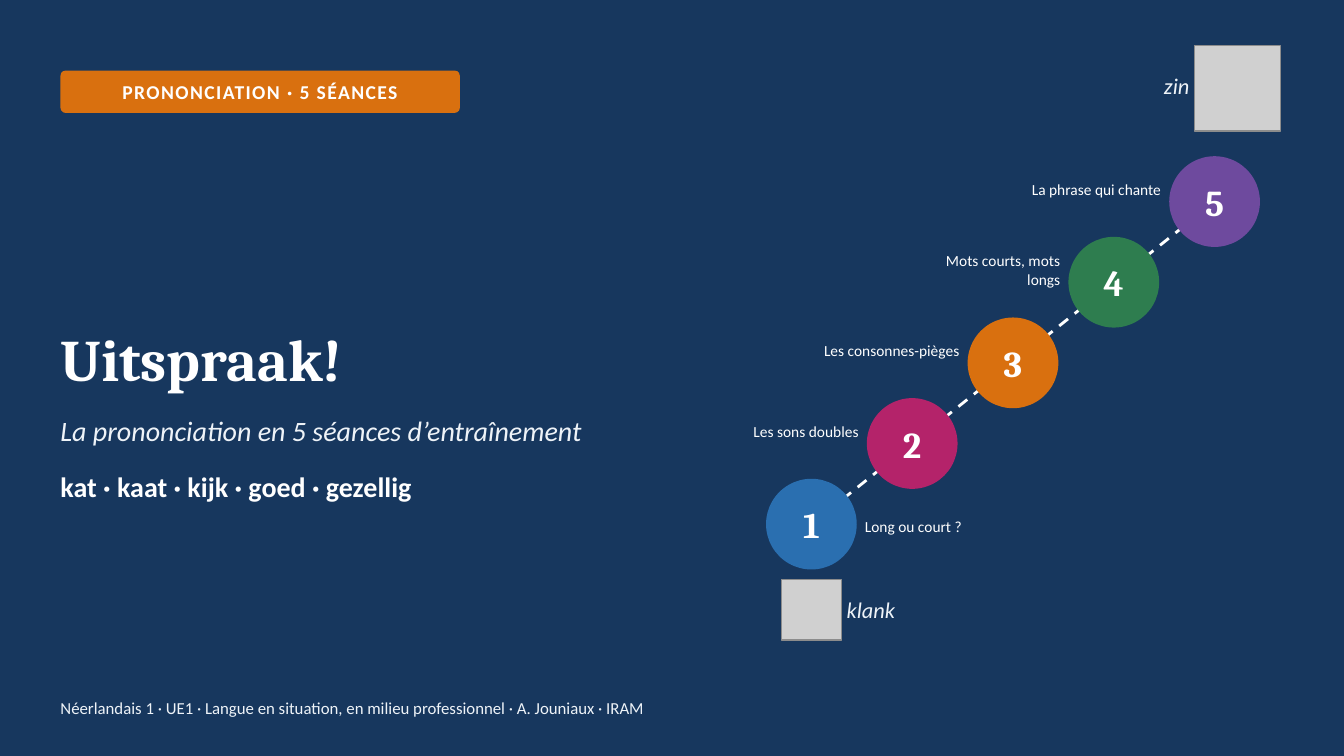
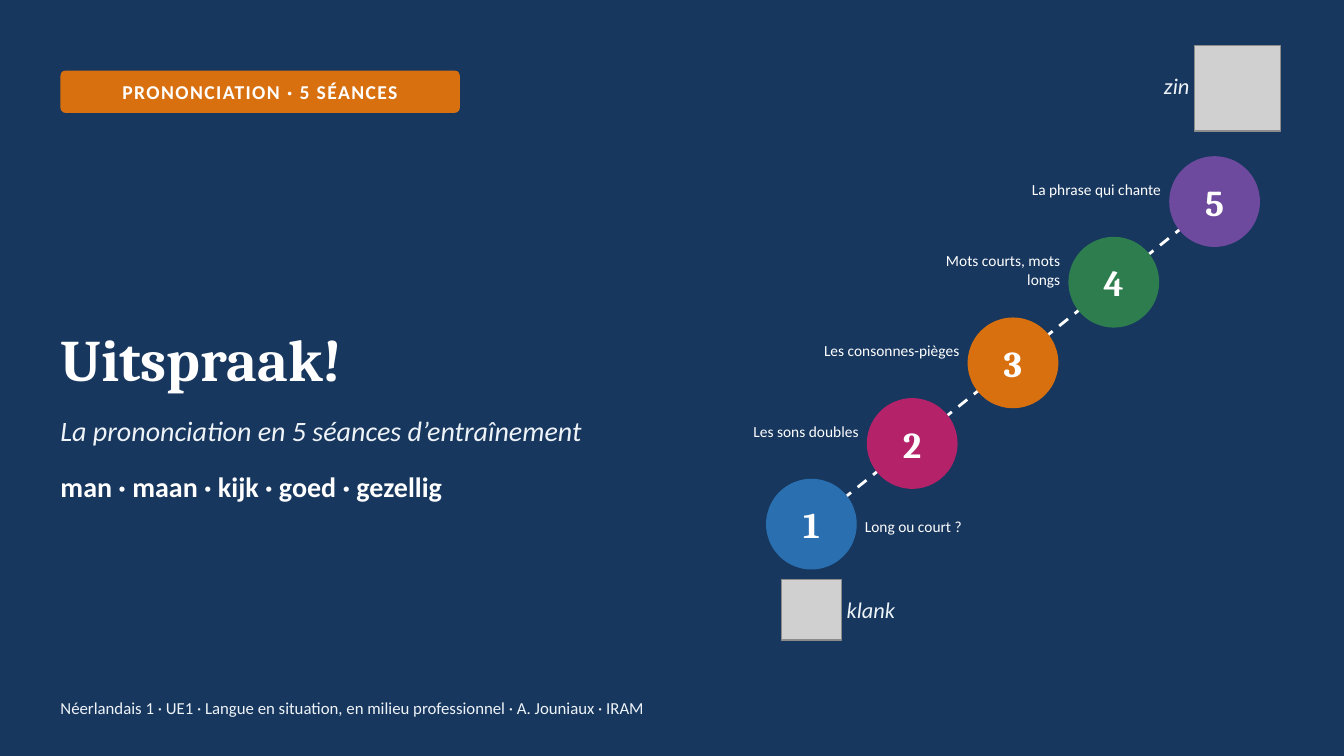
Before and after one commit to ajouniaux/talenleren, a slide deck: slide 1 of neerlandais1/powerpoints/Uitspraak_5_seances.pptx. Drawn at 1344x756 pixels with LibreOffice and Linux fonts; fonts in the diff are those of the drawing; grey boxes stand for pictures. Boxes give left, top, right and bottom in pixels: in the first picture for what was removed or moved away, otherwise in the second. Text is boxed around its words. In the diff, an @@ line names an element or a change of style, - is before the commit and + after.

```diff
--- a/neerlandais1/powerpoints/Uitspraak_5_seances.pptx
+++ b/neerlandais1/powerpoints/Uitspraak_5_seances.pptx
@@ text at (x1=60, y1=477, x2=442, y2=502): text changed @@
-kat · kaat · kijk · goed · gezellig
+man · maan · kijk · goed · gezellig
```
Also in this commit, not shown: 8 other slides changed, 2 other files.
